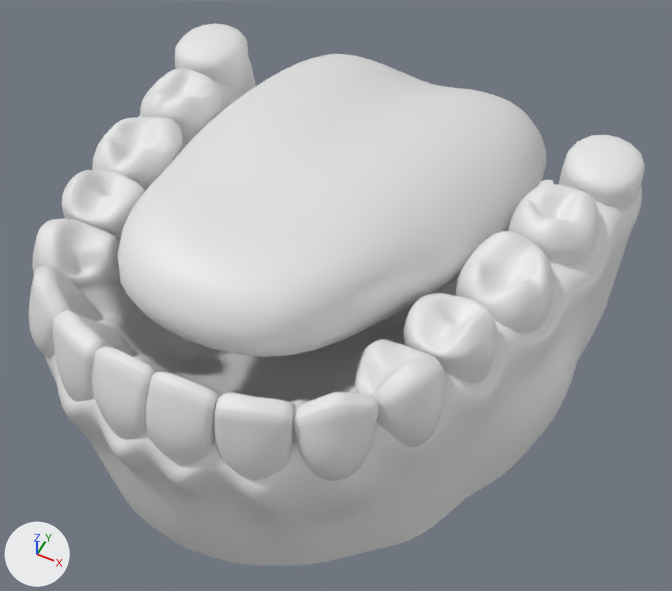
What one commit did to the Blender file humanMale.blend.
Before and after are seen from a 50 mm lens placed at (0.611, -1.548, 1.29), pointed at (0.045, -0.416, -0.125). Every picture has the same lights, and +X, +Y and +Z are marked at lower left.
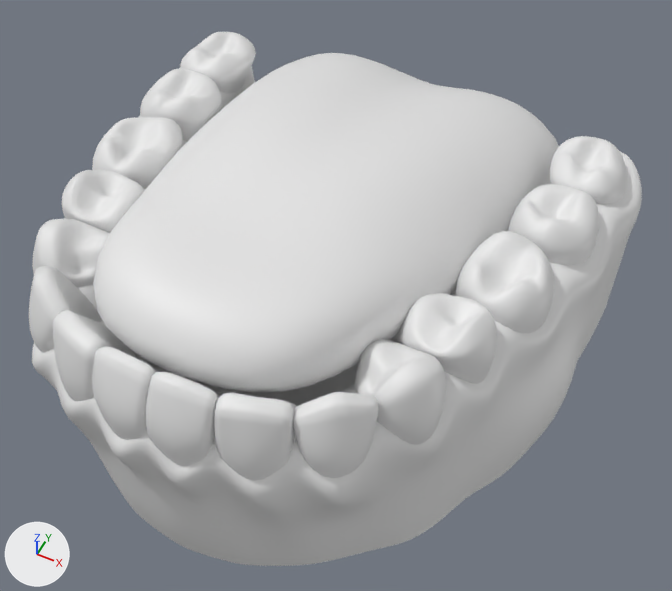
Diff of the bpy script that builds the scene:
```diff
--- a/humanMale.blend.py
+++ b/humanMale.blend.py
@@ me_cylinder_002 @@
 # used by ob_cylinder; location = (0.0, 0.0, 0.0)
 # verts and faces of me_cylinder_002; kept vertices keep their numbers, new ones are numbered from 597
 # before: 199 (0.344, -0.002, 0.013), 215 (0.269, 0.179, -0.014), 338 (0.339, 0.062, -0.074), 344 (0.279, 0.226, -0.084)
-me_cylinder_002.from_pydata(...)  # 597 vertices, 532 faces; spans x -0.003..0.556, y -1.02..0.326, z -0.393..0.305
+me_cylinder_002.from_pydata(...)  # 631 vertices, 568 faces; spans x -0.003..0.556, y -1.02..0.326, z -0.393..0.275
+# me_cylinder_002 part 1: the loose piece of 12 vertices spanning x 0.363..0.54, y -0.156..0.049, z -0.007..0.13 is rebuilt with 48 vertices and now spans x 0.346..0.517, y -0.168..0.035, z -0.014..0.156
+# me_cylinder_002 part 2
+# 3 vertices are removed from x 0.262..0.34, y -0.67..-0.647, z -0.007..0.107
+# 7 faces are deleted
+# 17 vertices in x 0.016..0.406, y -0.966..-0.552, z -0.007 move by (0.0, 0.0, -0.007)
+# 8 vertices in x 0.201..0.298, y -0.884..-0.782, z -0.002 move by (0.0, 0.0, -0.012)
+# 6 vertices in x 0.124..0.245, y -0.873..-0.47, z 0.096..0.305 move by (0.02, -0.05, -0.03)
+# 6 vertices in x 0.37..0.496, y -0.321..-0.173, z -0.009 move by (0.0, 0.0, -0.005)
+# 5 vertices in x 0.022..0.451, y -0.963..-0.399, z 0.004 move by (0.0, 0.0, -0.018)
+# 5 vertices in x 0.331..0.455, y -0.512..-0.369, z -0.008 move by (0.0, 0.0, -0.006)
+# 35 vertices move from x 0.0..0.489, y -0.938..-0.197, z -0.022..0.305 to x 0.0..0.489, y -0.961..-0.197, z -0.022..0.275
+# 1 vertex is added at (0.34, -0.649, -0.014)
+# 7 new faces join them
+# me_cylinder_002 part 3
+for i in [199, 215, 338, 344]: verts[i] += (0.04, 0.0, 0.0)
```

Where the change shows, as pixel boxes (x1, y1, x2, y2) in the pictures (672 x 591 px; the box of a moved part takes in the faces that stretch with it):
'Cylinder', reshaped: before (29, 23, 645, 566); after (29, 32, 642, 566)
part 1 of me_cylinder_002, rebuilt: before (175, 23, 645, 209); after (180, 32, 627, 204)
part 2 of me_cylinder_002, moved or reshaped: before (45, 102, 609, 515); after (32, 99, 609, 516)
part 3 of me_cylinder_002, moved or reshaped: before (222, 54, 546, 232); after (209, 53, 559, 231)
